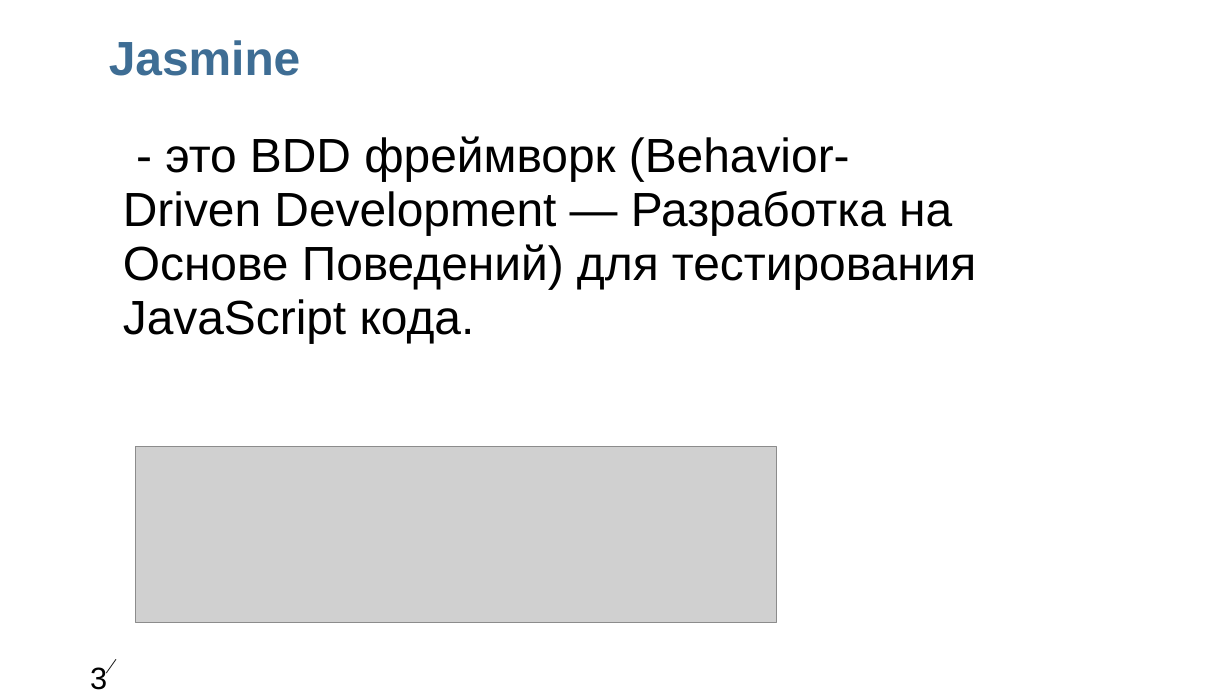
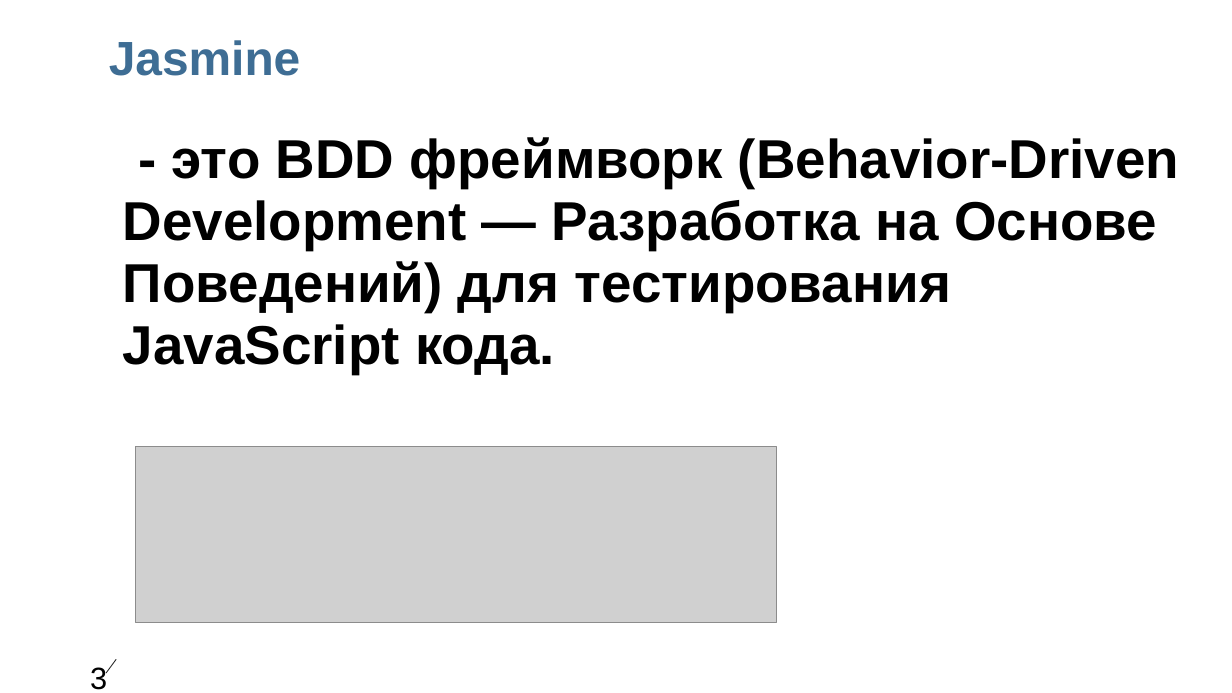
Before and after one commit to livekazan/unitUITest, a slide deck: slide 36 of Unit_UI_Test.ppt. Drawn at 1232x693 pixels with LibreOffice and Linux fonts; fonts in the diff are those of the drawing; grey boxes stand for pictures; background and template pictures are left out. Boxes give left, top, right and bottom in pixels: in the first picture for what was removed or moved away, otherwise in the second. Text is boxed around its words. In the diff, an @@ line names an element or a change of style, - is before the commit and + after.

```diff
--- a/Unit_UI_Test.ppt
+++ b/Unit_UI_Test.ppt
@@ text "- это BDD фреймворк (Behavior-Driven ..." at (x1=123, y1=137, x2=1179, y2=374): size 28 to 32 pt, bold on @@
```
Also in this commit, not shown: 11 other slides changed.
